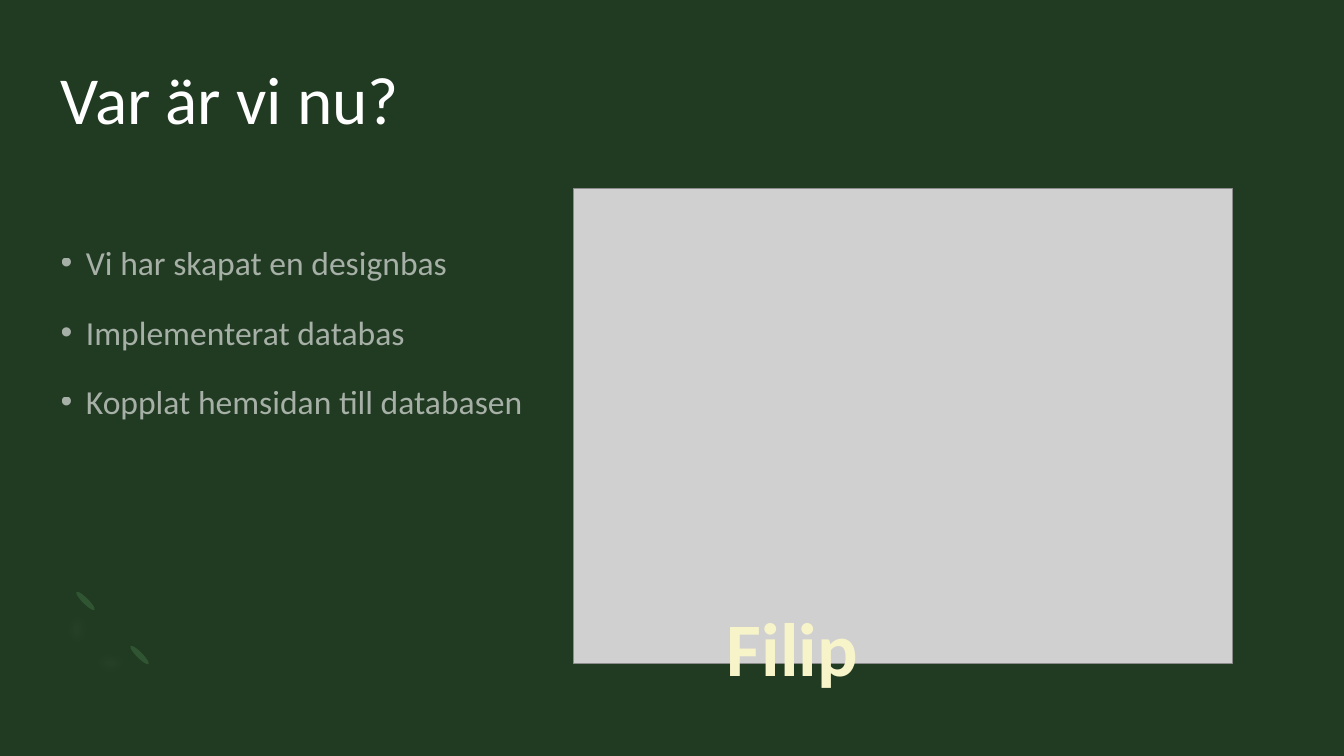
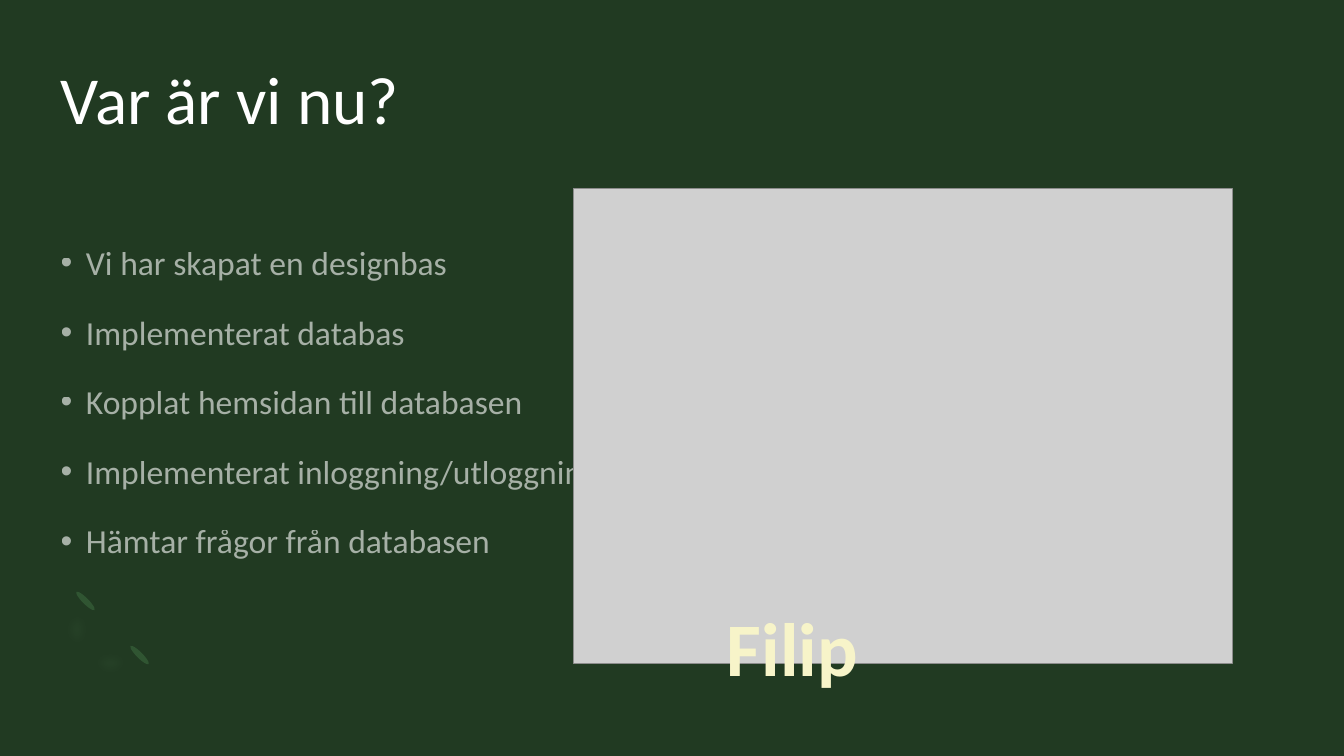
Before and after one commit to Sjofil/HASAB-IDA3, a slide deck: slide 7 of Delredovisning/Sustainable Forms presentation.pptx (slide 8 before the commit). Drawn at 1344x756 pixels with LibreOffice and Linux fonts; fonts in the diff are those of the drawing; grey boxes stand for pictures. Boxes give left, top, right and bottom in pixels: in the first picture for what was removed or moved away, otherwise in the second. Text is boxed around its words. In the diff, an @@ line names an element or a change of style, - is before the commit and + after.

```diff
--- a/Delredovisning/Sustainable Forms presentation.pptx
+++ b/Delredovisning/Sustainable Forms presentation.pptx
@@ text at (86,456,598,559): paragraphs added @@
+• Implementerat inloggning/utloggning
+• Hämtar frågor från databasen
```
Also in this commit, not shown: 1 slide removed.
